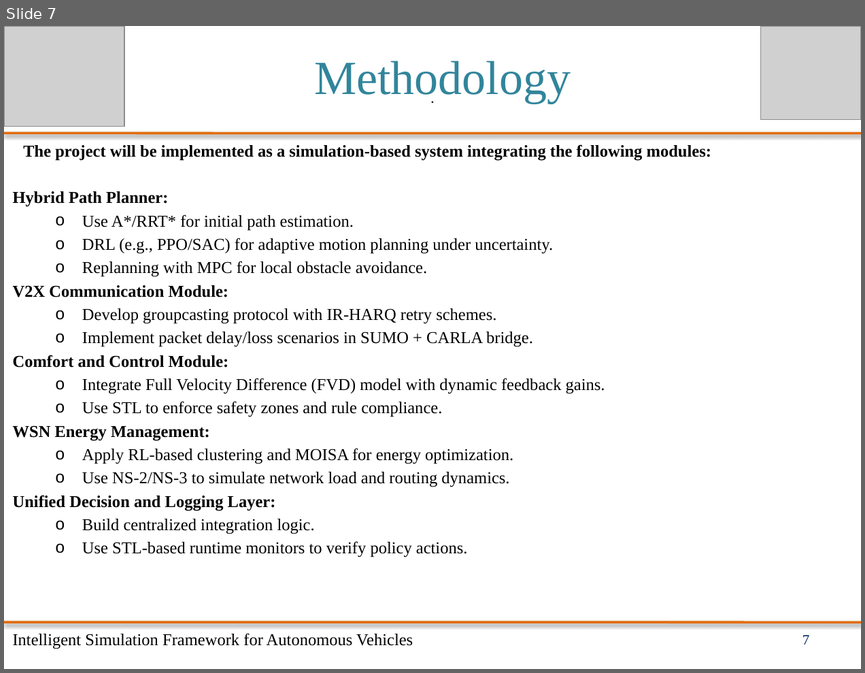
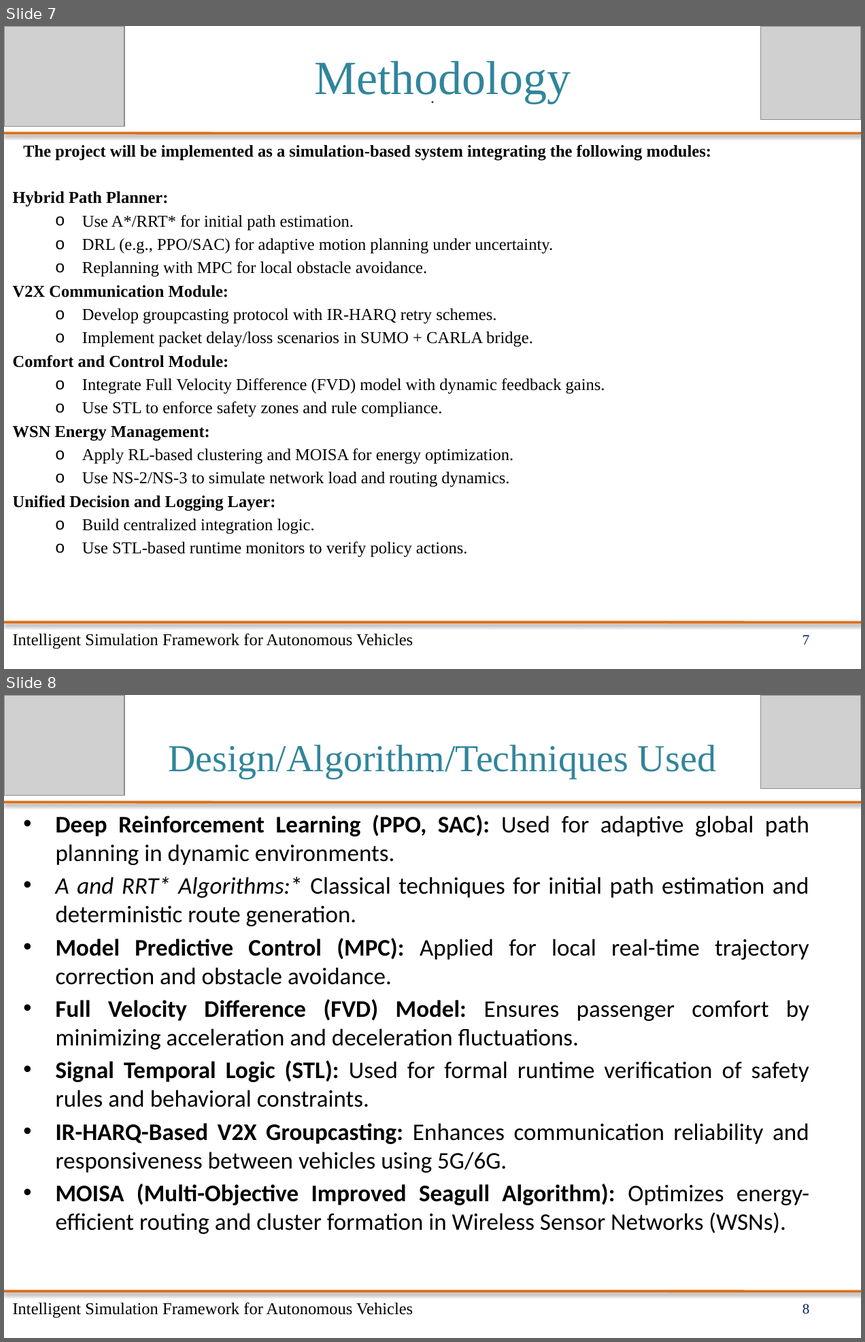
Before and after one commit to Pushpak1203/V2X-Communication, a slide deck: V2X Commu. Docx/PPT's/Presentaion1.pptx. Shown one above the other, each under a label of ours: slide 7 before the commit, slides 7 and 8 after it. The pictures are 865x673 and 865x1342 pixels, drawn with LibreOffice and Linux fonts; fonts in the diff are those of the drawing; grey boxes stand for pictures. Boxes give left, top, right and bottom in pixels: in the first picture for what was removed or moved away, otherwise in the second. Text is boxed around its words. In the diff, an @@ line names an element or a change of style, - is before the commit and + after.

```diff
--- a/V2X Commu. Docx/PPT's/Presentaion1.pptx
+++ b/V2X Commu. Docx/PPT's/Presentaion1.pptx
@@ slide 8 added at [4, 695, 861, 1338], background #FFFFFF @@
@@ picture added at [4, 695, 125, 795] @@
@@ picture added at [761, 695, 861, 788] @@
@@ title added at [47, 721, 818, 828], 10 pt, text #262626, bold @@
+.
@@ text added at [168, 745, 716, 778], 32 pt, text #31859B @@
+Design/Algorithm/Techniques Used
@@ line added from (4, 802) to (861, 802), #E36C09 2 pt @@
@@ text added at [56, 815, 809, 1234], 20 pt, text #000000 @@
+• Deep Reinforcement Learning (PPO, SAC): Used for adaptive global path planning in dynamic environments.
+• A and RRT* Algorithms:* Classical techniques for initial path estimation and deterministic route generation.
+• Model Predictive Control (MPC): Applied for local real-time trajectory correction and obstacle avoidance.
+• Full Velocity Difference (FVD) Model: Ensures passenger comfort by minimizing acceleration and deceleration fluctuations.
+• Signal Temporal Logic (STL): Used for formal runtime verification of safety rules and behavioral constraints.
+• IR-HARQ-Based V2X Groupcasting: Enhances communication reliability and responsiveness between vehicles using 5G/6G.
+• MOISA (Multi-Objective Improved Seagull Algorithm): Optimizes energy-efficient routing and cluster formation in Wireless Sensor Networks (WSNs).
@@ line added from (4, 1291) to (861, 1291), #E36C09 2 pt @@
@@ text added at [13, 1302, 413, 1318], 14 pt, text #000000 @@
+Intelligent Simulation Framework for Autonomous Vehicles
@@ page number added at [802, 1304, 809, 1314], 12 pt, text #002060 @@
+8
```
Also in this commit, not shown: 2 other files.
